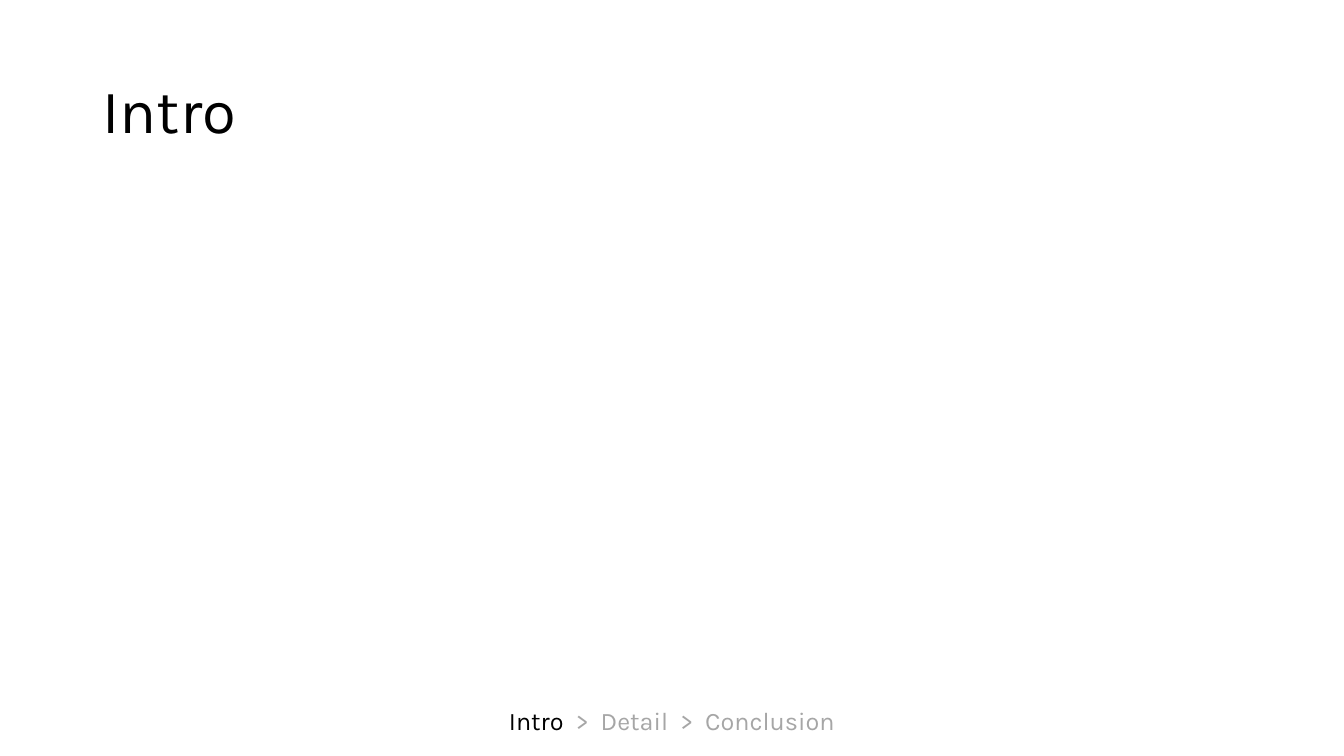
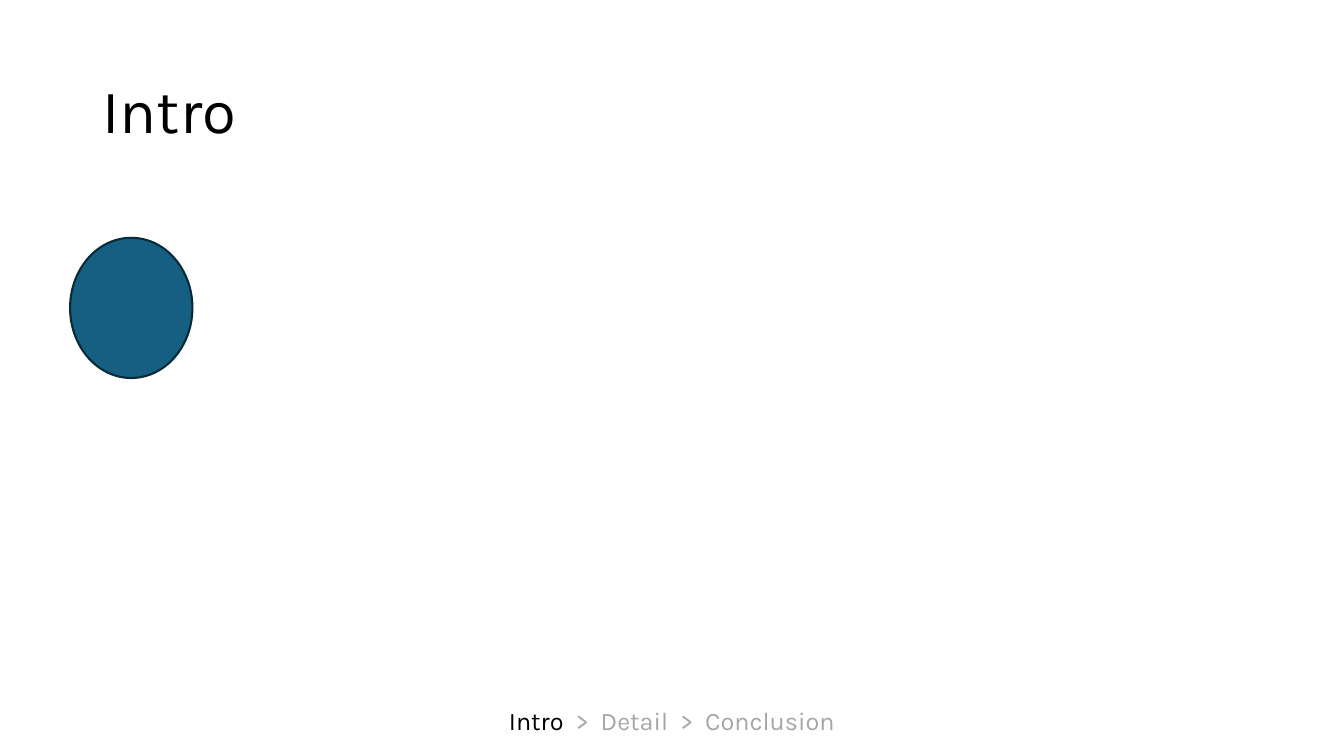
Before and after one commit to Antyos/ppt-section-timeline, a slide deck: slide 2 of SectionStatusBar.pptm. Drawn at 1344x756 pixels with LibreOffice and Linux fonts; fonts in the diff are those of the drawing. Boxes give left, top, right and bottom in pixels: in the first picture for what was removed or moved away, otherwise in the second. Text is boxed around its words. In the diff, an @@ line names an element or a change of style, - is before the commit and + after.

```diff
--- a/SectionStatusBar.pptm
+++ b/SectionStatusBar.pptm
@@ ellipse added at [71, 238, 193, 378], fill #156082, outline #092A39 1.5 pt @@
```
